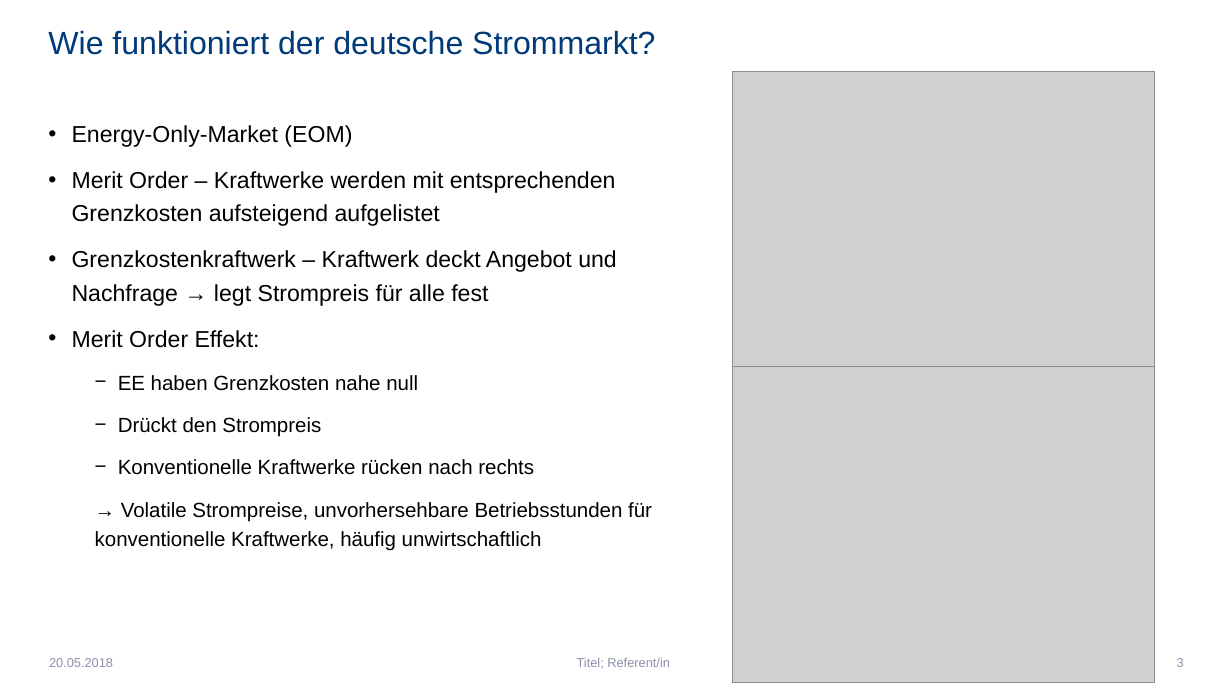
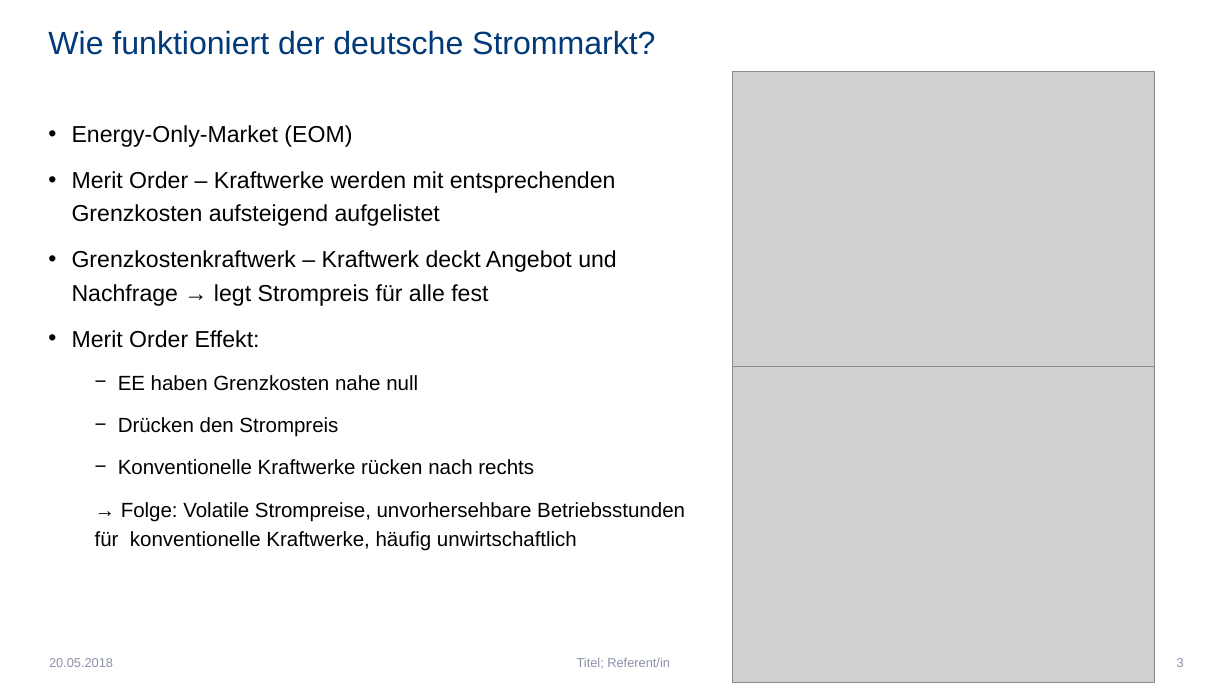
Before and after one commit to Febbyyyy/Regenerative-Energietechnik-Projekt, a slide deck: slide 3 of Präsentation - Wo befinden sich Kraftwerksreserven in Deutschland.pptx. Drawn at 1232x693 pixels with LibreOffice and Linux fonts; fonts in the diff are those of the drawing; grey boxes stand for pictures. Boxes give left, top, right and bottom in pixels: in the first picture for what was removed or moved away, otherwise in the second. Text is boxed around its words. In the diff, an @@ line names an element or a change of style, - is before the commit and + after.

```diff
--- a/Präsentation - Wo befinden sich Kraftwerksreserven in Deutschland.pptx
+++ b/Präsentation - Wo befinden sich Kraftwerksreserven in Deutschland.pptx
@@ text at bbox=[118, 417, 338, 437]: text changed @@
-  − Drückt den Strompreis
+  − Drücken den Strompreis
@@ text at bbox=[95, 502, 685, 551]: text changed @@
-  → Volatile Strompreise, unvorhersehbare Betriebsstunden für konventionelle Kraftwerke, häufig unwirtschaftlich
+  → Folge: Volatile Strompreise, unvorhersehbare Betriebsstunden für konventionelle Kraftwerke, häufig unwirtschaftlich
```
Also in this commit, not shown: 5 other slides changed, 2 slides added, 7 slides removed.
